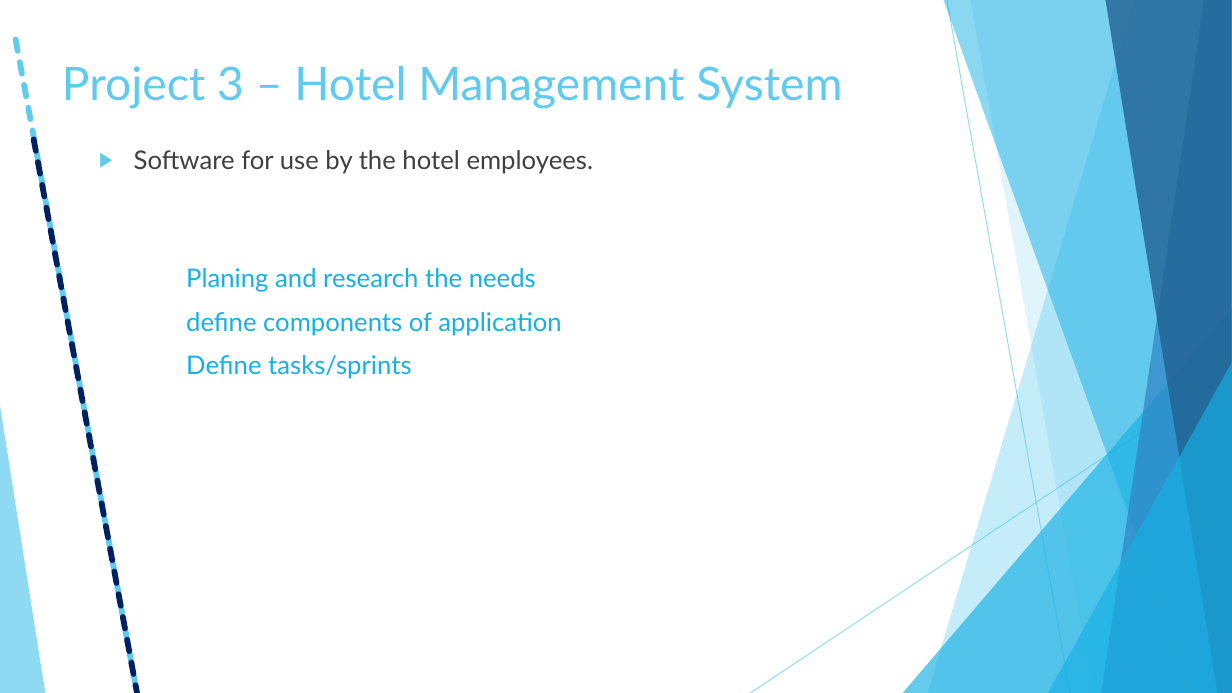
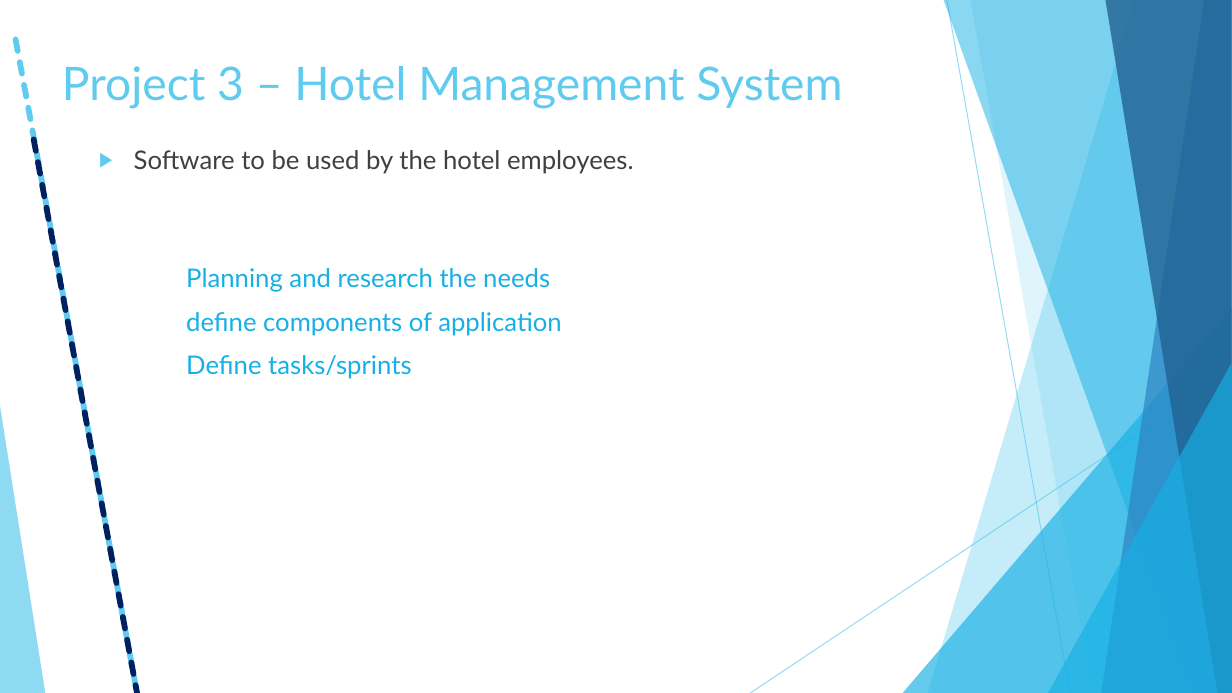
Before and after one commit to CodeFactoryWien/WF-Java-04, a slide deck: slide 3 of NullPointerHotel.pptx. Drawn at 1232x693 pixels with LibreOffice and Linux fonts; fonts in the diff are those of the drawing. Boxes give left, top, right and bottom in pixels: in the first picture for what was removed or moved away, otherwise in the second. Text is boxed around its words. In the diff, an @@ line names an element or a change of style, - is before the commit and + after.

```diff
--- a/NullPointerHotel.pptx
+++ b/NullPointerHotel.pptx
@@ text at (134,150,634,174): text changed @@
-▶ Software for use by the hotel employees.
+▶ Software to be used by the hotel employees.
@@ text at (186,268,550,292): text changed @@
-Planing and research the needs
+Planning and research the needs
```
Also in this commit, not shown: 5 other slides changed, 1 slide added.
